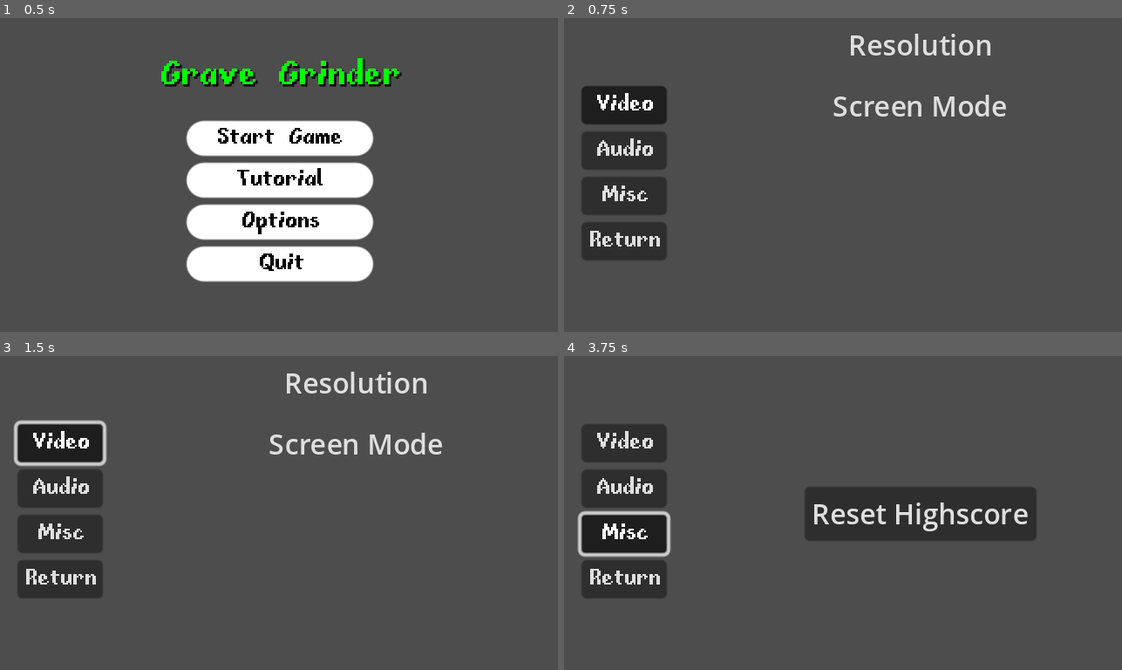
Above: before the commit, frames 1-4 (two rows, left to right).
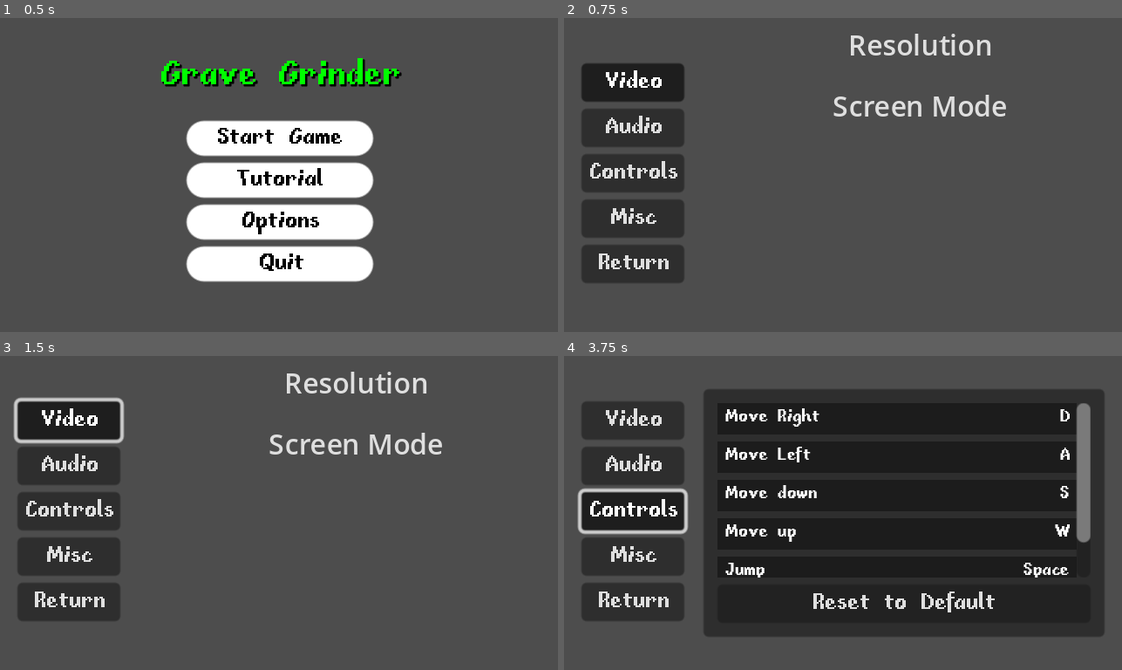
Above: after the commit, the same moments.

Repository: lucasjanta/GraveGrinder
Game: Godot game, scene res://Scenes/Menus/main_menu.tscn
The game is run twice, just before and just after one commit, with the same random seed, the same clock (stepped at 60 frames per second) and the same inputs.
Inputs (mouse positions are in pixels of both pictures, inside the frame that each line leads up to):
- Up to frame 1 (0.5 s): no input
- Up to frame 2 (0.75 s): click "Options" at 0.5 s
- Up to frame 3 (1.5 s): click "Video" at 1.25 s
- Up to frame 4 (3.75 s): click "Audio" at 2 s; click "Misc" at 2.75 s; click (630, 509) at 3.5 s, where only the run after the commit has a clickable "Controls"

Frame 1 is identical in both runs. In frame 2, 6.7% of the frame differs, in the area x 3-22%, y 14-85%; in frame 3, 7.3%; in frame 4, 57%, in the area x 2-97%, y 10-90%.

Commit message:
saving settings and binding keys

Diff:
--- a/Scenes/Levels/test_room.tscn
+++ b/Scenes/Levels/test_room.tscn
@@ -1680,8 +1680,6 @@
 position = Vector2(266.667, 111)
 offset = Vector2(30, -30)
 zoom = Vector2(0.6, 0.6)
-limit_left = 0
-limit_top = -60
 script = ExtResource("6_sreyd")
 
 [node name="PhantomCameraHost" type="Node" parent="Camera2D"]
--- a/Scenes/Menus/main_menu.gd
+++ b/Scenes/Menus/main_menu.gd
@@ -5,6 +5,7 @@
 func _ready():
 	if !AudioManager.main_menu.playing:
 		AudioManager.main_menu.play()
+
 
 func _process(delta):
 	if get_viewport().get_mouse_position().x > 160:
--- a/Scenes/Menus/settings.gd
+++ b/Scenes/Menus/settings.gd
@@ -2,6 +2,7 @@
 
 @onready var video_container = $VideoContainer
 @onready var audio_container = $AudioContainer
+@onready var input_settings_container = $InputSettings
 @onready var misc_container = $MiscContainer
 
 #Sound slider vars
@@ -10,7 +11,17 @@
 @onready var sfx_slider = $"AudioContainer/Sound Effects/SFX_slider"
 
 func _ready():
-	set_sliders_values()
+	#SETA OS SLIDERS DE SOM
+	#set_sliders_values()
+
+	#mudar execução das settings pra rodar as configurações salvas desde
+	#o inicio do jogo, do jeito que está agora ele só muda o audio
+	#depois de entrar no menu de configurações
+	var audio_settings = ConfigFileHandler.load_audio_settings()
+	master_slider.value = min(audio_settings.master_volume, 1.0) * 100
+	music_slider.value = min(audio_settings.music_volume, 1.0) * 100
+	sfx_slider.value = min(audio_settings.sfx_volume, 1.0) * 100
+
 	video_container.visible = true
 	audio_container.visible = false
 	misc_container.visible = false
@@ -23,11 +34,20 @@
 func _on_video_pressed():
 	video_container.visible = true
 	audio_container.visible = false
+	input_settings_container.visible = false
 	misc_container.visible = false
 	AudioManager.button_click.play()
 
 func _on_audio_pressed():
 	audio_container.visible = true
+	video_container.visible = false
+	input_settings_container.visible = false
+	misc_container.visible = false
+	AudioManager.button_click.play()
+
+func _on_controls_pressed():
+	input_settings_container.visible = true
+	audio_container.visible = false
 	video_container.visible = false
 	misc_container.visible = false
 	AudioManager.button_click.play()
@@ -36,6 +56,7 @@
 	misc_container.visible = true
 	audio_container.visible = false
 	video_container.visible = false
+	input_settings_container.visible = false
 	AudioManager.button_click.play()
 
 func _on_return_pressed():
@@ -51,13 +72,16 @@
 func _on_audio_mouse_entered():
 	AudioManager.button_hover.play()
 
+func _on_controls_mouse_entered():
+	AudioManager.button_hover.play()
+
 func _on_misc_mouse_entered():
 	AudioManager.button_hover.play()
 
 func _on_return_mouse_entered():
 	AudioManager.button_hover.play()
 
-#fazendo as configs de audio funcionarem
+#AUDIO CONFIGS ⬇
 
 func set_sliders_values() -> void:
 	master_slider.value = db_to_linear(AudioServer.get_bus_volume_db(0))
@@ -72,3 +96,15 @@
 
 func _on_sfx_slider_value_changed(value):
 	AudioServer.set_bus_volume_db(2, linear_to_db(value))
+
+func _on_master_slider_drag_ended(value_changed):
+	if value_changed:
+		ConfigFileHandler.save_audio_settings("master_volume", master_slider.value / 100)
+
+func _on_music_slider_drag_ended(value_changed):
+	if value_changed:
+		ConfigFileHandler.save_audio_settings("music_volume", music_slider.value / 100)
+
+func _on_sfx_slider_drag_ended(value_changed):
+	if value_changed:
+		ConfigFileHandler.save_audio_settings("sfx_volume", sfx_slider.value / 100)
--- a/Scenes/Menus/settings.tscn
+++ b/Scenes/Menus/settings.tscn
@@ -1,7 +1,8 @@
-[gd_scene load_steps=4 format=3 uid="uid://brp76xq3dewbq"]
+[gd_scene load_steps=5 format=3 uid="uid://brp76xq3dewbq"]
 
 [ext_resource type="FontFile" uid="uid://chm6fioitd66u" path="res://Fonts/fibberish.ttf" id="1_chqnp"]
 [ext_resource type="Script" path="res://Scenes/Menus/settings.gd" id="1_tbvlh"]
+[ext_resource type="PackedScene" uid="uid://b28mq268uedi5" path="res://UI/input_settings/input_settings.tscn" id="3_gmfib"]
 
 [sub_resource type="ButtonGroup" id="ButtonGroup_0ye3n"]
 
@@ -41,6 +42,13 @@
 button_group = SubResource("ButtonGroup_0ye3n")
 text = "Audio"
 
+[node name="Controls" type="Button" parent="VBoxContainer"]
+layout_mode = 2
+theme_override_fonts/font = ExtResource("1_chqnp")
+toggle_mode = true
+button_group = SubResource("ButtonGroup_0ye3n")
+text = "Controls"
+
 [node name="Misc" type="Button" parent="VBoxContainer"]
 layout_mode = 2
 theme_override_fonts/font = ExtResource("1_chqnp")
@@ -52,6 +60,17 @@
 layout_mode = 2
 theme_override_fonts/font = ExtResource("1_chqnp")
 text = "Return"
+
+[node name="InputSettings" parent="." instance=ExtResource("3_gmfib")]
+visible = false
+layout_mode = 1
+anchors_preset = 8
+anchor_left = 0.5
+anchor_top = 0.5
+anchor_right = 0.5
+anchor_bottom = 0.5
+offset_left = 35.0
+offset_right = 35.0
 
 [node name="VideoContainer" type="VBoxContainer" parent="."]
 visible = false
@@ -157,11 +176,16 @@
 [connection signal="pressed" from="VBoxContainer/Video" to="." method="_on_video_pressed"]
 [connection signal="mouse_entered" from="VBoxContainer/Audio" to="." method="_on_audio_mouse_entered"]
 [connection signal="pressed" from="VBoxContainer/Audio" to="." method="_on_audio_pressed"]
+[connection signal="mouse_entered" from="VBoxContainer/Controls" to="." method="_on_controls_mouse_entered"]
+[connection signal="pressed" from="VBoxContainer/Controls" to="." method="_on_controls_pressed"]
 [connection signal="mouse_entered" from="VBoxContainer/Misc" to="." method="_on_misc_mouse_entered"]
 [connection signal="pressed" from="VBoxContainer/Misc" to="." method="_on_misc_pressed"]
 [connection signal="mouse_entered" from="VBoxContainer/Return" to="." method="_on_return_mouse_entered"]
 [connection signal="pressed" from="VBoxContainer/Return" to="." method="_on_return_pressed"]
+[connection signal="drag_ended" from="AudioContainer/Master/master_slider" to="." method="_on_master_slider_drag_ended"]
 [connection signal="value_changed" from="AudioContainer/Master/master_slider" to="." method="_on_master_slider_value_changed"]
+[connection signal="drag_ended" from="AudioContainer/Music/music_slider" to="." method="_on_music_slider_drag_ended"]
 [connection signal="value_changed" from="AudioContainer/Music/music_slider" to="." method="_on_music_slider_value_changed"]
+[connection signal="drag_ended" from="AudioContainer/Sound Effects/SFX_slider" to="." method="_on_sfx_slider_drag_ended"]
 [connection signal="value_changed" from="AudioContainer/Sound Effects/SFX_slider" to="." method="_on_sfx_slider_value_changed"]
 [connection signal="pressed" from="MiscContainer/ResetScore" to="." method="_on_reset_score_pressed"]
--- /dev/null
+++ b/Scripts/ConfigFileHandler.gd
@@ -0,0 +1,44 @@
+extends Node
+
+var config = ConfigFile.new()
+const SETTINGS_FILE_PATH = "user://settings.ini"
+
+func _ready():
+	if !FileAccess.file_exists(SETTINGS_FILE_PATH):
+		config.set_value("keybinding", "left", "A")
+		config.set_value("keybinding", "right", "D")
+		config.set_value("keybinding", "up", "W")
+		config.set_value("keybinding", "down", "S")
+		config.set_value("keybinding", "jump", "Space")
+		config.set_value("keybinding", "pause", "Escape")
+
+		config.set_value("video", "fullscreen", false)
+		config.set_value("video", "screen_res", Vector2i(1920, 1080))
+
+		config.set_value("audio", "master_volume", 1.0)
+		config.set_value("audio", "music_volume", 1.0)
+		config.set_value("audio", "sfx_volume", 1.0)
+
+		config.save(SETTINGS_FILE_PATH)
+	else:
+		config.load(SETTINGS_FILE_PATH)
+
+func save_video_settings(key: String, value):
+	config.set_value("video", key, value)
+	config.save(SETTINGS_FILE_PATH)
+
+func load_video_settings():
+	var video_settings = {}
+	for key in config.get_section_keys("video"):
+		video_settings[key] = config.get_value("video", key)
+	return video_settings
+
+func save_audio_settings(key: String, value):
+	config.set_value("audio", key, value)
+	config.save(SETTINGS_FILE_PATH)
+
+func load_audio_settings():
+	var audio_settings = {}
+	for key in config.get_section_keys("audio"):
+		audio_settings[key] = config.get_value("audio", key)
+	return audio_settings
--- /dev/null
+++ b/UI/input_settings/input_button.tscn
@@ -0,0 +1,58 @@
+[gd_scene load_steps=5 format=3 uid="uid://c4ugyqyn165d8"]
+
+[ext_resource type="FontFile" uid="uid://chm6fioitd66u" path="res://Fonts/fibberish.ttf" id="1_pujmu"]
+
+[sub_resource type="StyleBoxEmpty" id="StyleBoxEmpty_yq35f"]
+
+[sub_resource type="StyleBoxFlat" id="StyleBoxFlat_m8h2g"]
+bg_color = Color(1, 1, 1, 0.392157)
+
+[sub_resource type="StyleBoxFlat" id="StyleBoxFlat_oy84j"]
+bg_color = Color(0, 0, 0, 0.392157)
+
+[node name="InputButton" type="Button"]
+custom_minimum_size = Vector2(0, 18)
+anchors_preset = 10
+anchor_right = 1.0
+grow_horizontal = 2
+focus_mode = 0
+theme_override_styles/focus = SubResource("StyleBoxEmpty_yq35f")
+theme_override_styles/hover = SubResource("StyleBoxFlat_m8h2g")
+theme_override_styles/pressed = SubResource("StyleBoxFlat_m8h2g")
+theme_override_styles/normal = SubResource("StyleBoxFlat_oy84j")
+
+[node name="MarginContainer" type="MarginContainer" parent="."]
+layout_mode = 1
+anchors_preset = 15
+anchor_right = 1.0
+anchor_bottom = 1.0
+grow_horizontal = 2
+grow_vertical = 2
+theme_override_constants/margin_left = 4
+theme_override_constants/margin_top = 2
+theme_override_constants/margin_right = 4
+theme_override_constants/margin_bottom = 2
+
+[node name="HBoxContainer" type="HBoxContainer" parent="MarginContainer"]
+layout_mode = 2
+
+[node name="LabelAction" type="Label" parent="MarginContainer/HBoxContainer"]
+layout_mode = 2
+mouse_filter = 1
+theme_override_fonts/font = ExtResource("1_pujmu")
+theme_override_font_sizes/font_size = 12
+text = "action name"
+vertical_alignment = 1
+
+[node name="Spacer" type="Control" parent="MarginContainer/HBoxContainer"]
+layout_mode = 2
+size_flags_horizontal = 3
+mouse_filter = 1
+
+[node name="LabelInput" type="Label" parent="MarginContainer/HBoxContainer"]
+layout_mode = 2
+mouse_filter = 1
+theme_override_fonts/font = ExtResource("1_pujmu")
+theme_override_font_sizes/font_size = 12
+text = "Input Key"
+vertical_alignment = 1
--- /dev/null
+++ b/UI/input_settings/input_settings.gd
@@ -0,0 +1,73 @@
+extends Control
+
+@onready var input_button_scene = preload("res://UI/input_settings/input_button.tscn")
+@onready var action_list = $PanelContainer/MarginContainer/VBoxContainer/ScrollContainer/ActionList
+
+var is_remapping = false
+var action_to_remap = null
+var remapping_button = null
+
+var input_actions = {
+	"right": "Move Right",
+	"left": "Move Left",
+	"down": "Move down",
+	"up": "Move up",
+	"jump": "Jump",
+	"pause": "Pause",
+}
+
+func _ready():
+	_create_action_list()
+
+func _create_action_list():
+	InputMap.load_from_project_settings()
+	for item in action_list.get_children():
+		item.queue_free()
+
+	for action in input_actions:
+		var button = input_button_scene.instantiate()
+		var action_label = button.find_child("LabelAction")
+		var input_label = button.find_child("LabelInput")
+
+		action_label.text = input_actions[action]
+
+		var events = InputMap.action_get_events(action)
+		if events.size() > 0:
+			input_label.text = events[0].as_text().trim_suffix(" (Physical)")
+		else:
+			input_label.text = ""
+
+		action_list.add_child(button)
+		button.pressed.connect(_on_input_button_pressed.bind(button, action))
+
+func _on_input_button_pressed(button, action):
+	if !is_remapping:
+		is_remapping = true
+		action_to_remap = action
+		remapping_button = button
+		button.find_child("LabelInput").text = "Press key to bind..."
+
+func _input(event):
+	if is_remapping:
+		if (
+			event is InputEventKey ||
+			(event is InputEventMouseButton && event.pressed)
+		):
+			if event is InputEventMouseButton && event.double_click:
+				event.double_click = false
+
+			InputMap.action_erase_events(action_to_remap)
+			InputMap.action_add_event(action_to_remap, event)
+			_update_action_list(remapping_button, event)
+
+			is_remapping = false
+			action_to_remap = null
+			remapping_button = null
+
+			accept_event()
+
+func _update_action_list(button, event):
+	button.find_child("LabelInput").text = event.as_text().trim_suffix(" (Physical)")
+
+func _on_reset_button_pressed():
+	_create_action_list()
--- /dev/null
+++ b/UI/input_settings/input_settings.tscn
@@ -0,0 +1,57 @@
+[gd_scene load_steps=4 format=3 uid="uid://b28mq268uedi5"]
+
+[ext_resource type="PackedScene" uid="uid://c4ugyqyn165d8" path="res://UI/input_settings/input_button.tscn" id="1_pysbp"]
+[ext_resource type="Script" path="res://UI/input_settings/input_settings.gd" id="1_xrqr7"]
+[ext_resource type="FontFile" uid="uid://chm6fioitd66u" path="res://Fonts/fibberish.ttf" id="3_i6dnt"]
+
+[node name="InputSettings" type="Control"]
+layout_mode = 3
+anchors_preset = 15
+anchor_right = 1.0
+anchor_bottom = 1.0
+grow_horizontal = 2
+grow_vertical = 2
+script = ExtResource("1_xrqr7")
+
+[node name="PanelContainer" type="PanelContainer" parent="."]
+layout_mode = 1
+anchors_preset = 8
+anchor_left = 0.5
+anchor_top = 0.5
+anchor_right = 0.5
+anchor_bottom = 0.5
+offset_left = -115.0
+offset_top = -71.0
+offset_right = 115.0
+offset_bottom = 71.0
+grow_horizontal = 2
+grow_vertical = 2
+
+[node name="MarginContainer" type="MarginContainer" parent="PanelContainer"]
+layout_mode = 2
+theme_override_constants/margin_left = 8
+theme_override_constants/margin_top = 8
+theme_override_constants/margin_right = 8
+theme_override_constants/margin_bottom = 8
+
+[node name="VBoxContainer" type="VBoxContainer" parent="PanelContainer/MarginContainer"]
+layout_mode = 2
+
+[node name="ScrollContainer" type="ScrollContainer" parent="PanelContainer/MarginContainer/VBoxContainer"]
+layout_mode = 2
+size_flags_vertical = 3
+
+[node name="ActionList" type="VBoxContainer" parent="PanelContainer/MarginContainer/VBoxContainer/ScrollContainer"]
+layout_mode = 2
+size_flags_horizontal = 3
+
+[node name="InputButton" parent="PanelContainer/MarginContainer/VBoxContainer/ScrollContainer/ActionList" instance=ExtResource("1_pysbp")]
+layout_mode = 2
+
+[node name="ResetButton" type="Button" parent="PanelContainer/MarginContainer/VBoxContainer"]
+layout_mode = 2
+focus_mode = 0
+theme_override_fonts/font = ExtResource("3_i6dnt")
+text = "Reset to Default"
+
+[connection signal="pressed" from="PanelContainer/MarginContainer/VBoxContainer/ResetButton" to="." method="_on_reset_button_pressed"]
--- a/project.godot
+++ b/project.godot
@@ -20,6 +20,7 @@
 UI="*res://Scripts/on_screen_ui.gd"
 PhantomCameraManager="*res://addons/phantom_camera/scripts/managers/phantom_camera_manager.gd"
 AudioManager="*res://Scenes/Usable/audio_manager.tscn"
+ConfigFileHandler="*res://Scripts/ConfigFileHandler.gd"
 
 [display]
 
